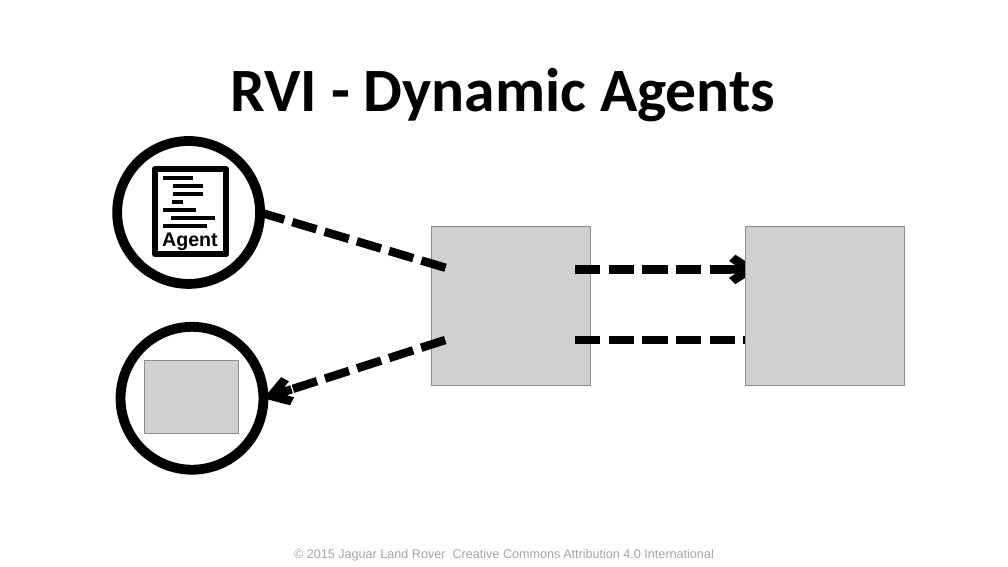
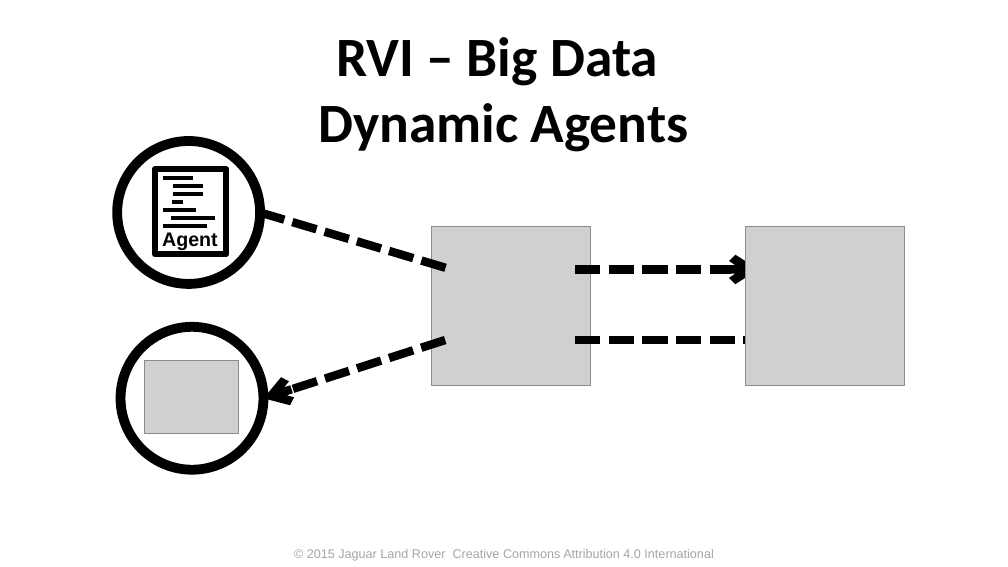
Before and after one commit to PDXostc/rvi_dynamic_agents, a slide deck: slide 1 of DOCS/Dynamic Agents.pptx. Drawn at 1008x567 pixels with LibreOffice and Linux fonts; fonts in the diff are those of the drawing; grey boxes stand for pictures; background and template pictures are left out. Boxes give left, top, right and bottom in pixels: in the first picture for what was removed or moved away, otherwise in the second. Text is boxed around its words. In the diff, an @@ line names an element or a change of style, - is before the commit and + after.

```diff
--- a/DOCS/Dynamic Agents.pptx
+++ b/DOCS/Dynamic Agents.pptx
@@ title at (x1=318, y1=37, x2=689, y2=152): text changed; size 44 to 39.6 pt @@
-RVI - Dynamic Agents
+RVI – Big Data
+Dynamic Agents
```
Also in this commit, not shown: 2 other slides changed, 2 slides added, 1 other file.
